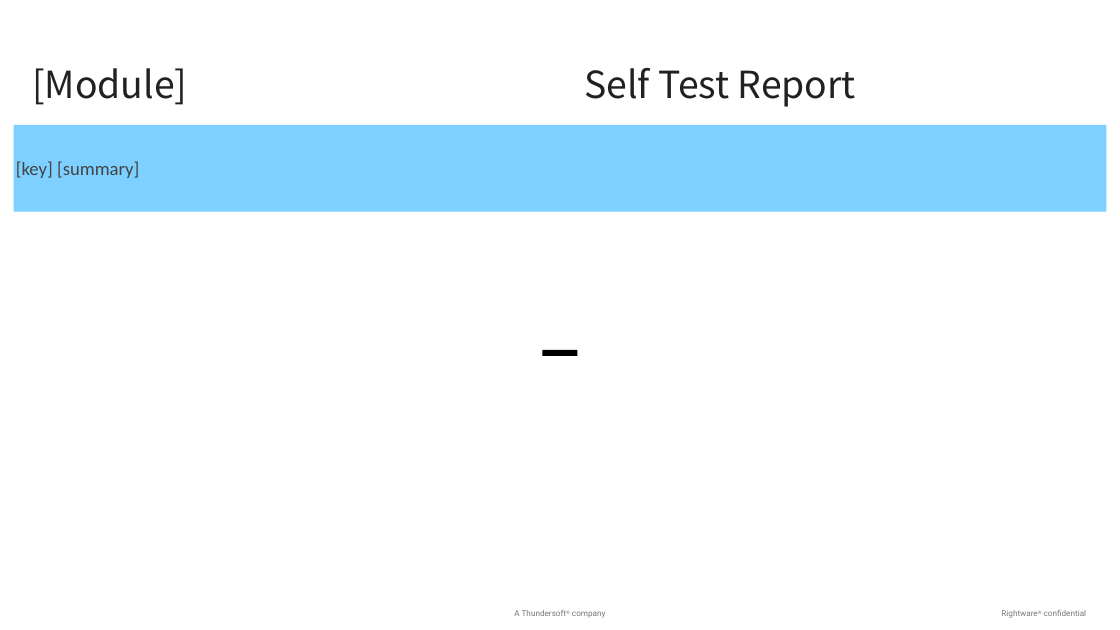
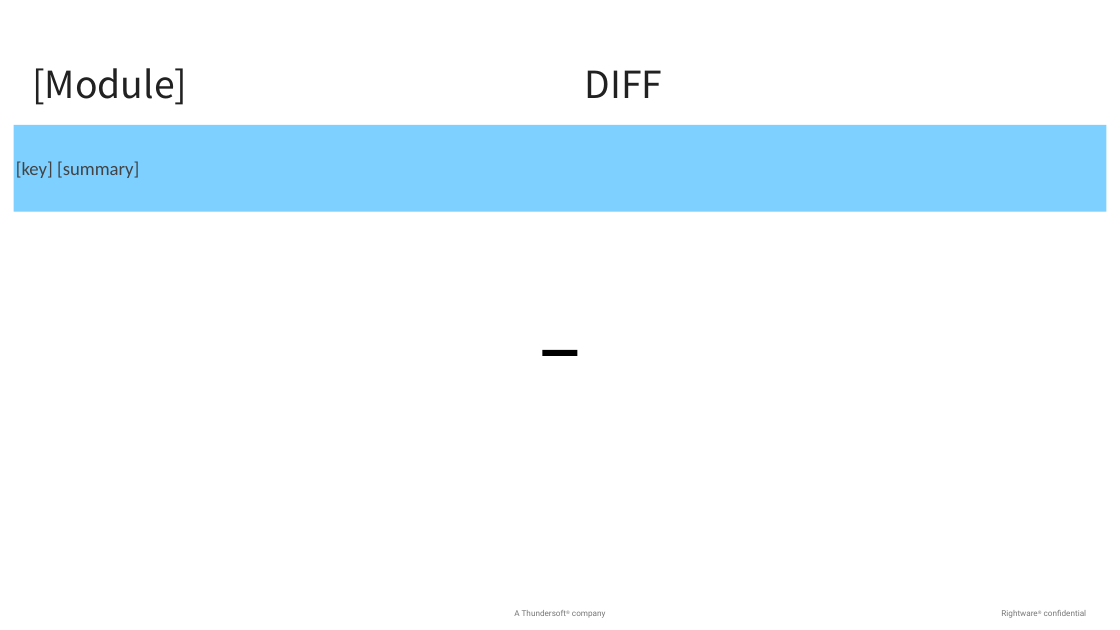
Before and after one commit to baochen-rw/JIRA-exporter, a slide deck: slide 3 of res/PPTTemplate/Template.pptx. Drawn at 1120x630 pixels with LibreOffice and Linux fonts; fonts in the diff are those of the drawing; background and template pictures are left out. Boxes give left, top, right and bottom in pixels: in the first picture for what was removed or moved away, otherwise in the second. Text is boxed around its words. In the diff, an @@ line names an element or a change of style, - is before the commit and + after.

Commit message:
[2026-06-26 22:34] add PPT COM automation plan, update launch config and PPT template

```diff
--- a/res/PPTTemplate/Template.pptx
+++ b/res/PPTTemplate/Template.pptx
@@ text at (584,70,662,98): text changed @@
-Self Test Report
+DIFF
```
Also in this commit, not shown: 1 other file.
